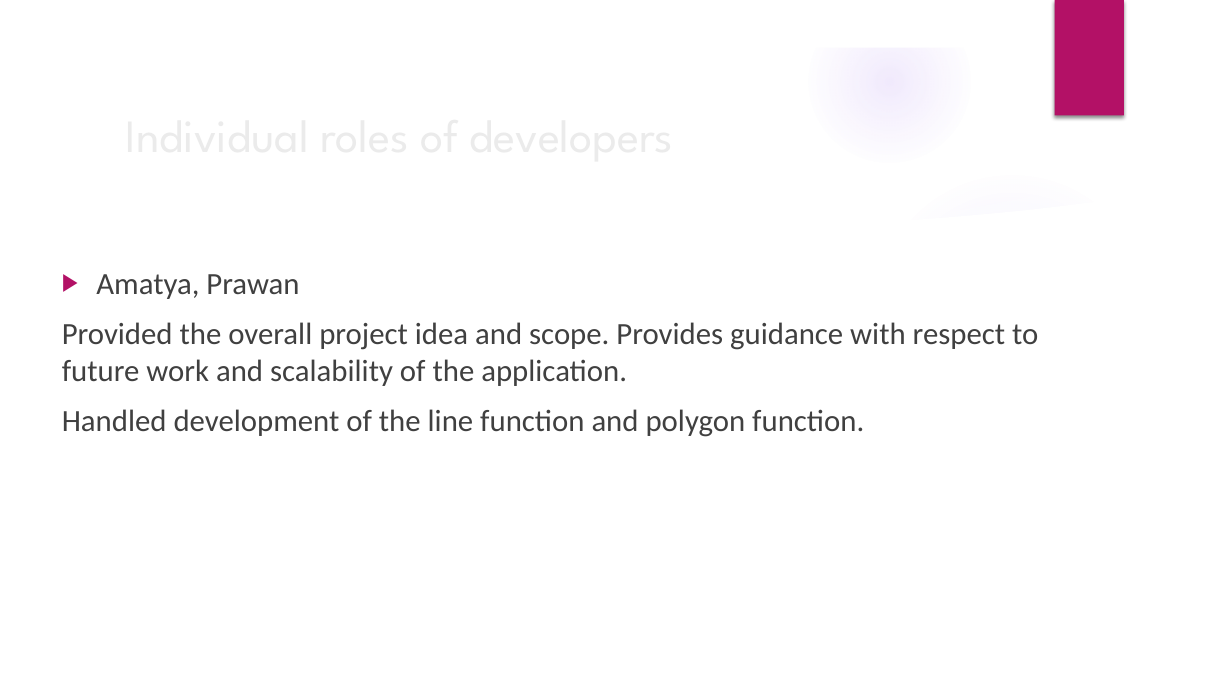
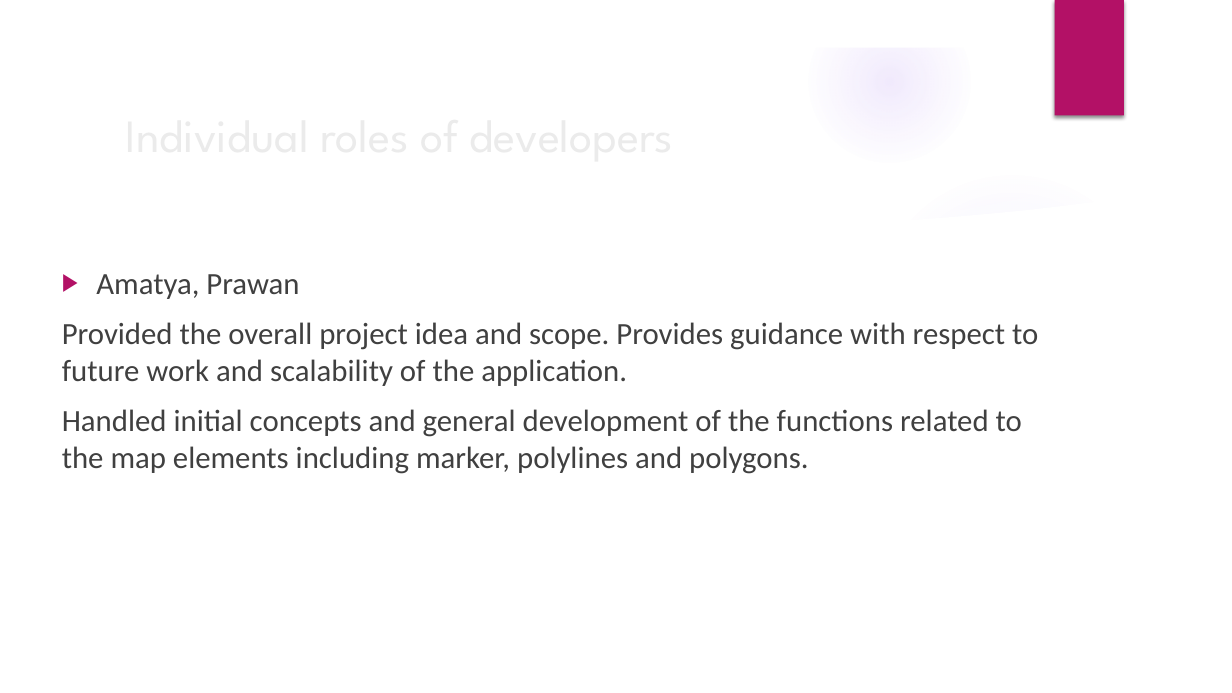
Before and after one commit to shahnazkintani/SoftwareEngineering_pjt, a slide deck: slide 10 of Pjt_docs/Map Analysis Project.pptx. Drawn at 1232x693 pixels with LibreOffice and Linux fonts; fonts in the diff are those of the drawing; background and template pictures are left out. Boxes give left, top, right and bottom in pixels: in the first picture for what was removed or moved away, otherwise in the second. Text is boxed around its words. In the diff, an @@ line names an element or a change of style, - is before the commit and + after.

```diff
--- a/Pjt_docs/Map Analysis Project.pptx
+++ b/Pjt_docs/Map Analysis Project.pptx
@@ text at (62,409,1022,474): text changed @@
-Handled development of the line function and polygon function.
+Handled initial concepts and general development of the functions related to the map elements including marker, polylines and polygons.
```
